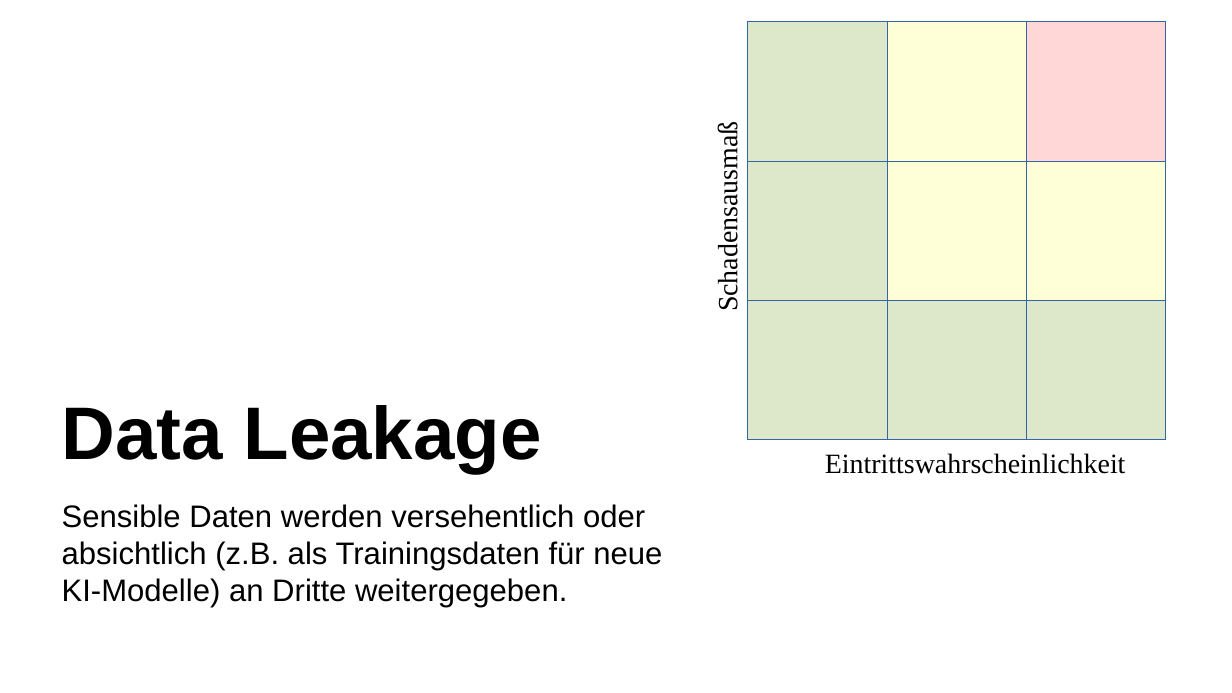
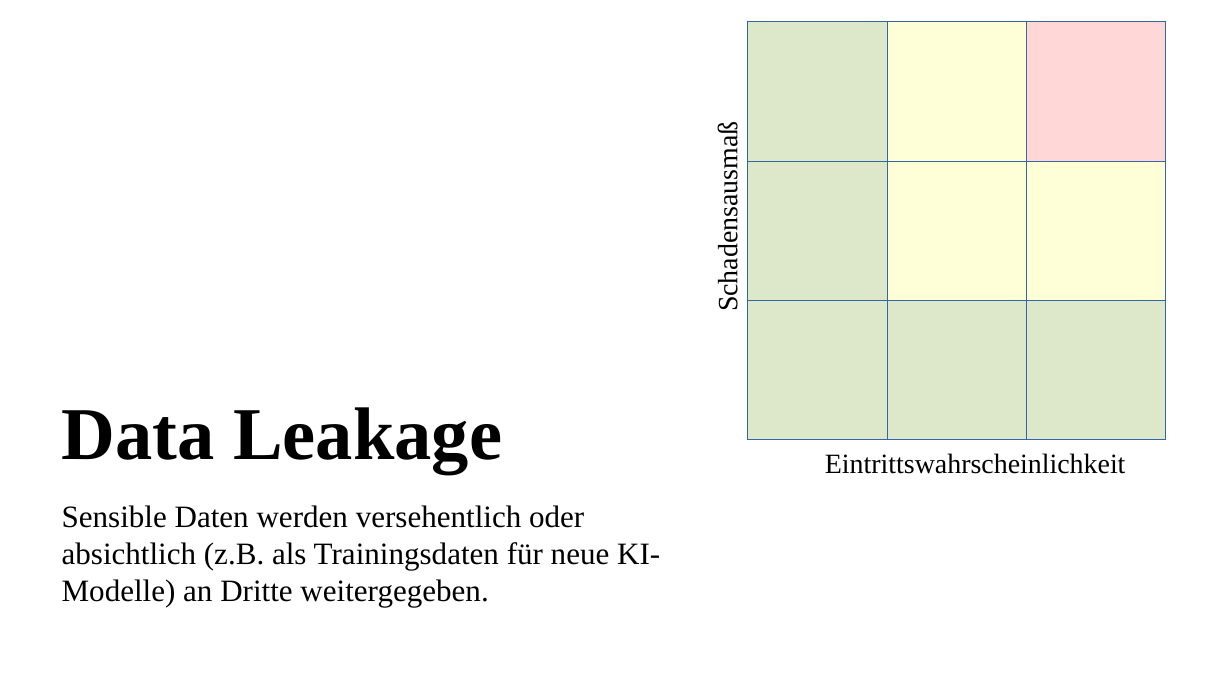
Before and after one commit to jtecklenburg/KI-workshop, a slide deck: slide 2 of 5_risiken/5_risiken.odp. Drawn at 1232x693 pixels with LibreOffice and Linux fonts; fonts in the diff are those of the drawing. Boxes give left, top, right and bottom in pixels: in the first picture for what was removed or moved away, otherwise in the second. Text is boxed around its words. In the diff, an @@ line names an element or a change of style, - is before the commit and + after.

```diff
--- a/5_risiken/5_risiken.odp
+++ b/5_risiken/5_risiken.odp
@@ text "Data Leakage" at (x1=62, y1=407, x2=660, y2=607): font Arial to Times New Roman @@
```
Also in this commit, not shown: 6 other slides changed, 1 other file.
